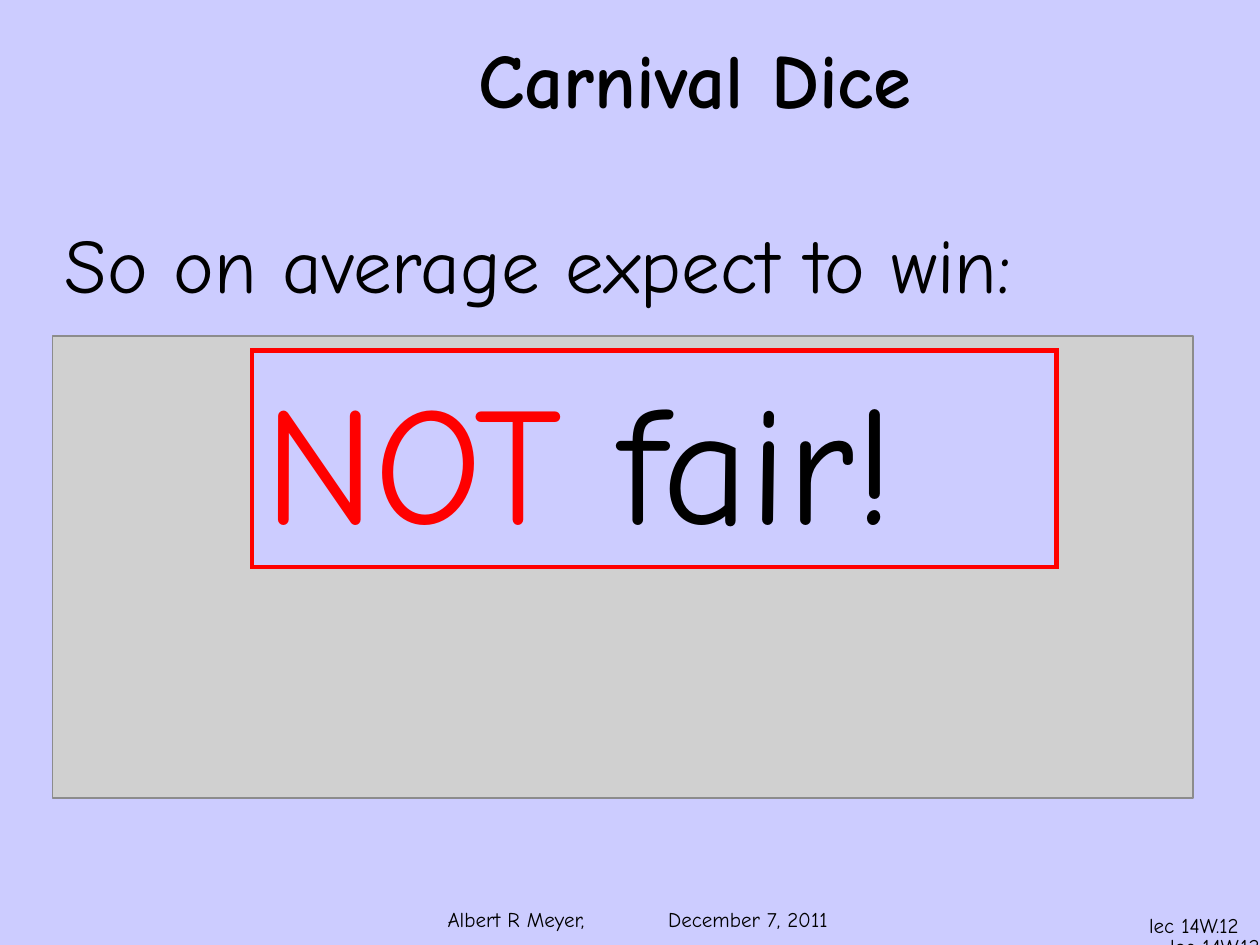
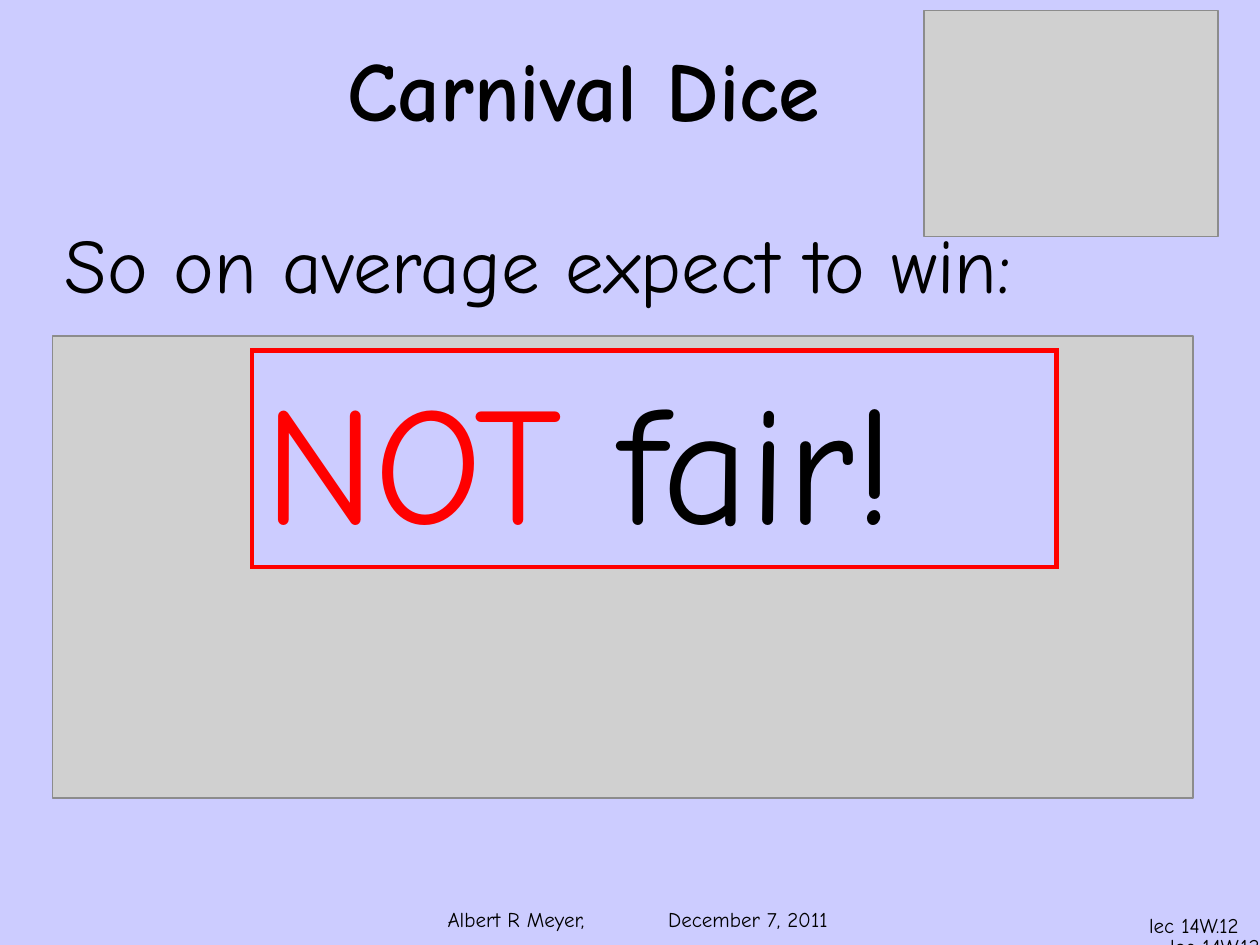
Before and after one commit to armeyer/mcs_web, a slide deck: slide 12 of fall11/slidesF11/slides14w.pptx. Drawn at 1260x945 pixels with LibreOffice and Linux fonts; fonts in the diff are those of the drawing; grey boxes stand for pictures; background and template pictures are left out. Boxes give left, top, right and bottom in pixels: in the first picture for what was removed or moved away, otherwise in the second. Text is boxed around its words. In the diff, an @@ line names an element or a change of style, - is before the commit and + after.

```diff
--- a/fall11/slidesF11/slides14w.pptx
+++ b/fall11/slidesF11/slides14w.pptx
@@ picture added at (924,10,1217,236) @@
@@ title "Carnival Dice" at (347,64,820,123): size 44 to 48 pt @@
```
Also in this commit, not shown: 16 other slides changed, 1 slide added, 1 other file.
